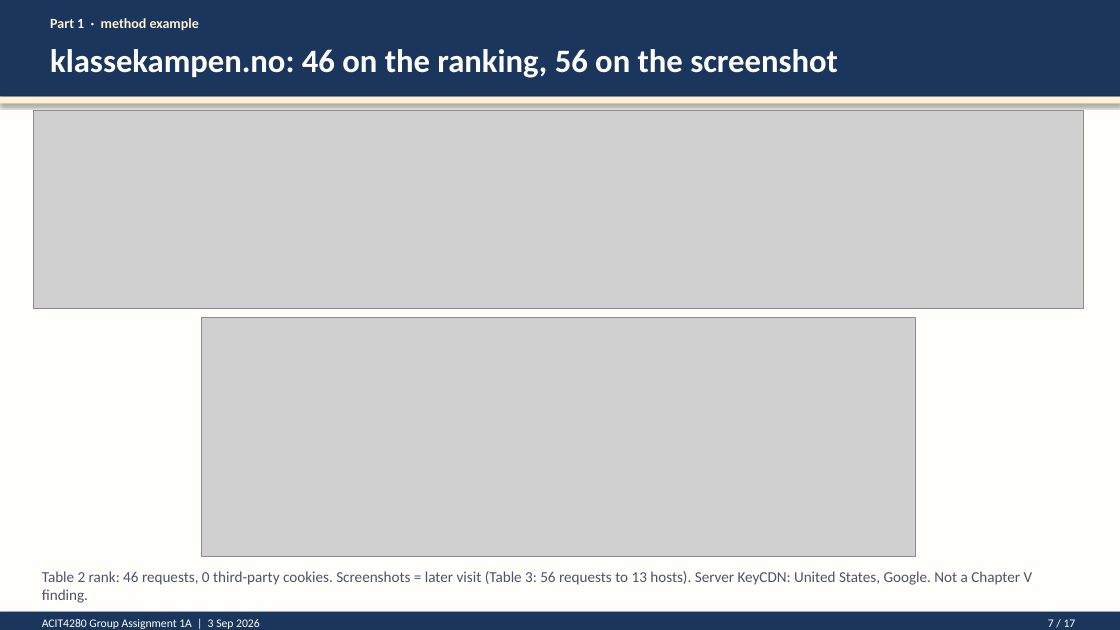
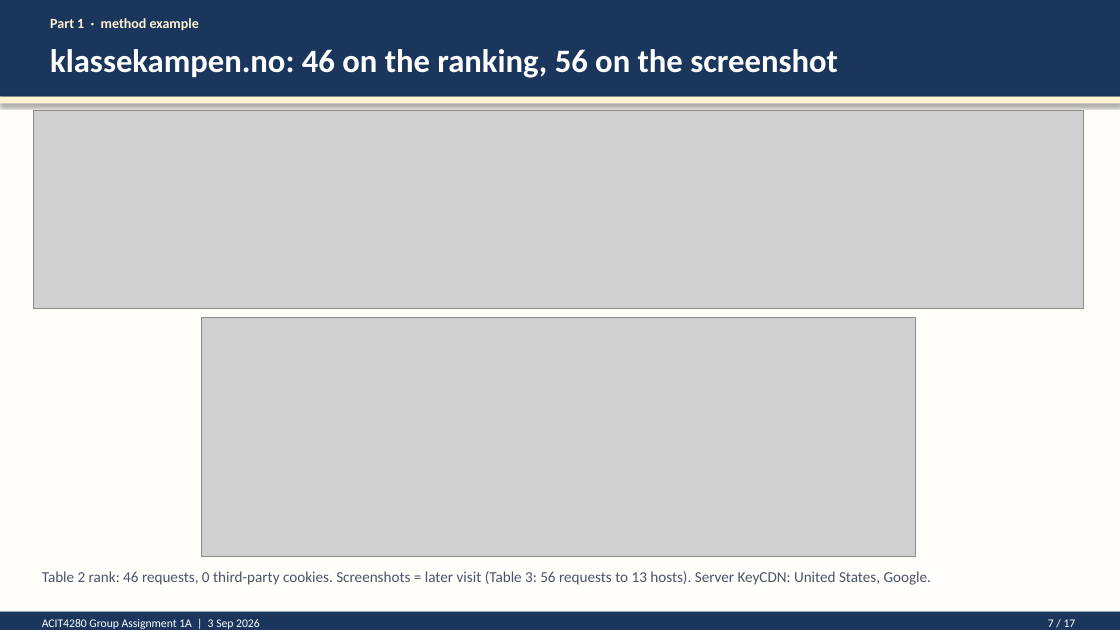
Before and after one commit to kasa031/Bacheloroppgave, a slide deck: slide 7 of ACIT4280_1A_presentation.pptx. Drawn at 1120x630 pixels with LibreOffice and Linux fonts; fonts in the diff are those of the drawing; grey boxes stand for pictures. Boxes give left, top, right and bottom in pixels: in the first picture for what was removed or moved away, otherwise in the second. Text is boxed around its words. In the diff, an @@ line names an element or a change of style, - is before the commit and + after.

```diff
--- a/ACIT4280_1A_presentation.pptx
+++ b/ACIT4280_1A_presentation.pptx
@@ text at box(42, 571, 931, 585): text changed @@
-Table 2 rank: 46 requests, 0 third-party cookies. Screenshots = later visit (Table 3: 56 requests to 13 hosts). Server KeyCDN: United States, Google. Not a Chapter V finding.
+Table 2 rank: 46 requests, 0 third-party cookies. Screenshots = later visit (Table 3: 56 requests to 13 hosts). Server KeyCDN: United States, Google.
```
Also in this commit, not shown: 7 other slides changed, 14 other files.
